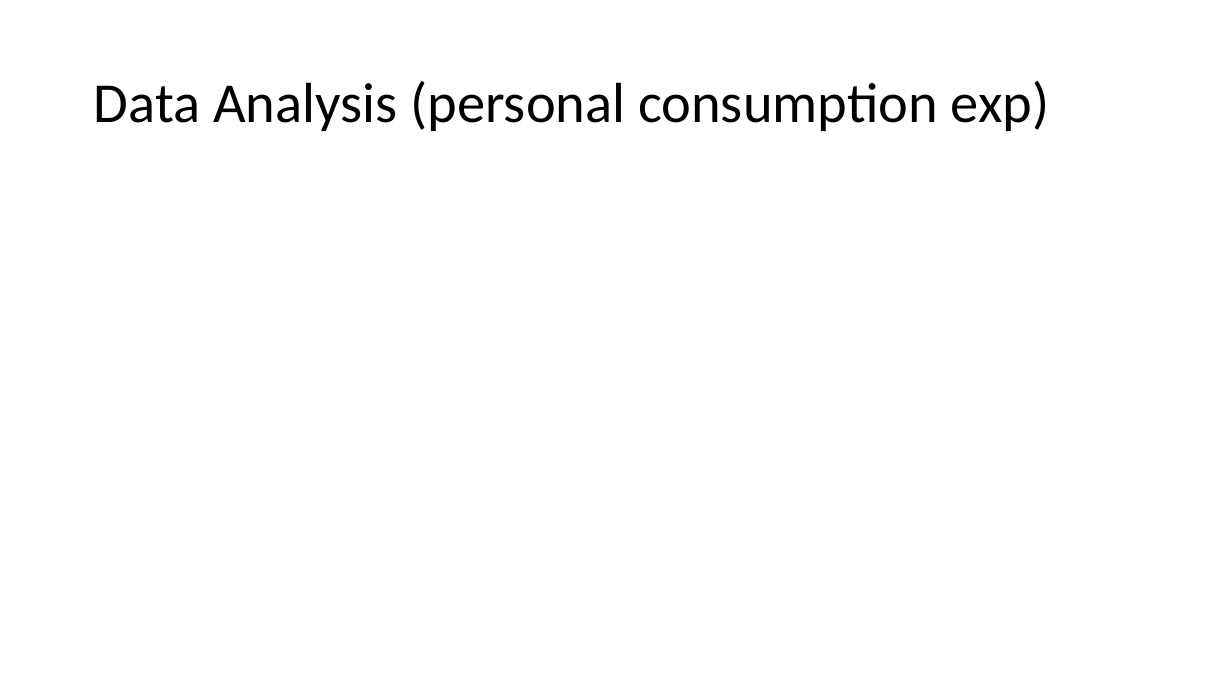
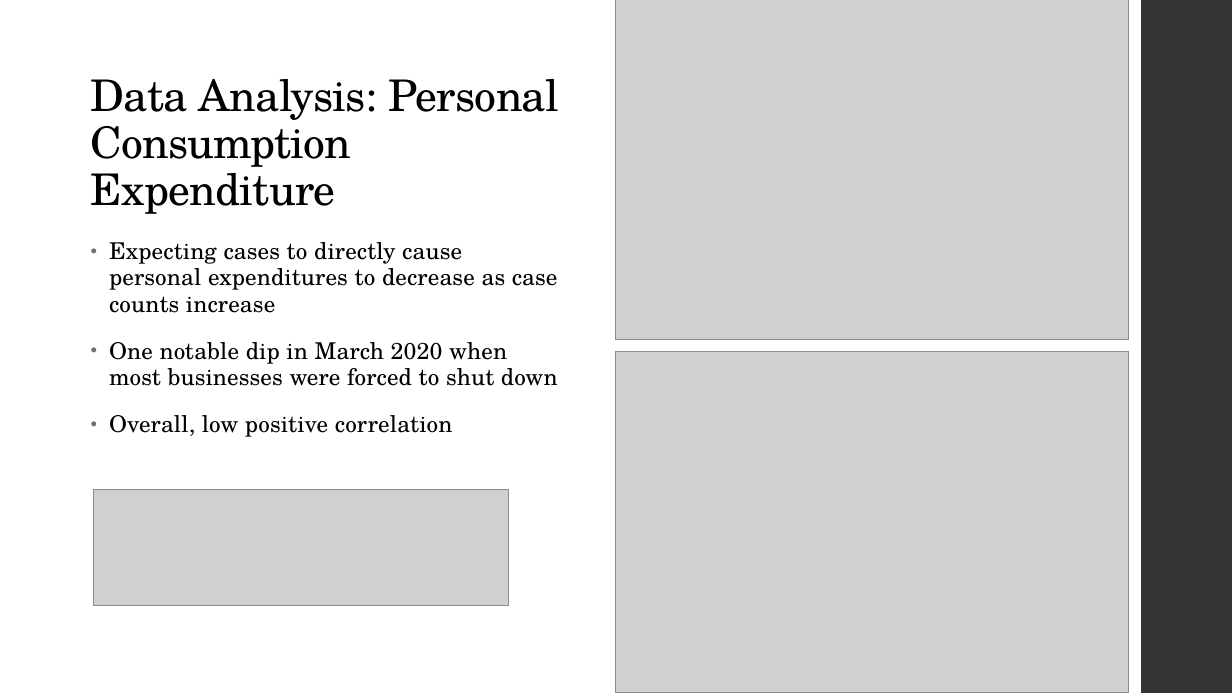
Before and after one commit to priscilla-wong/Project_1, a slide deck: slide 8 of Project_1_Slides.pptx. Drawn at 1232x693 pixels with LibreOffice and Linux fonts; fonts in the diff are those of the drawing; grey boxes stand for pictures. Boxes give left, top, right and bottom in pixels: in the first picture for what was removed or moved away, otherwise in the second. Text is boxed around its words. In the diff, an @@ line names an element or a change of style, - is before the commit and + after.

```diff
--- a/Project_1_Slides.pptx
+++ b/Project_1_Slides.pptx
@@ picture added at [616,0,1129,339] @@
@@ rectangle added at [1141,0,1232,693], fill #353537 @@
@@ title "Data Analysis: Personal Consumption Expenditure" at [91,79,559,214]: vertical alignment middle to bottom @@
@@ title at [91,79,559,214]: text changed; size 44 to 34 pt; font Calibri to TeX Gyre Schola @@
-Data Analysis (personal consumption exp)
+Data Analysis: Personal Consumption Expenditure
@@ text added at [109,242,558,437], 18 pt, text #000000 @@
+• Expecting cases to directly cause personal expenditures to decrease as case counts increase
+• One notable dip in March 2020 when most businesses were forced to shut down
+• Overall, low positive correlation
@@ picture added at [616,351,1129,693] @@
@@ picture added at [93,490,509,605] @@
```
Also in this commit, not shown: 10 other slides changed, 2 other files.
